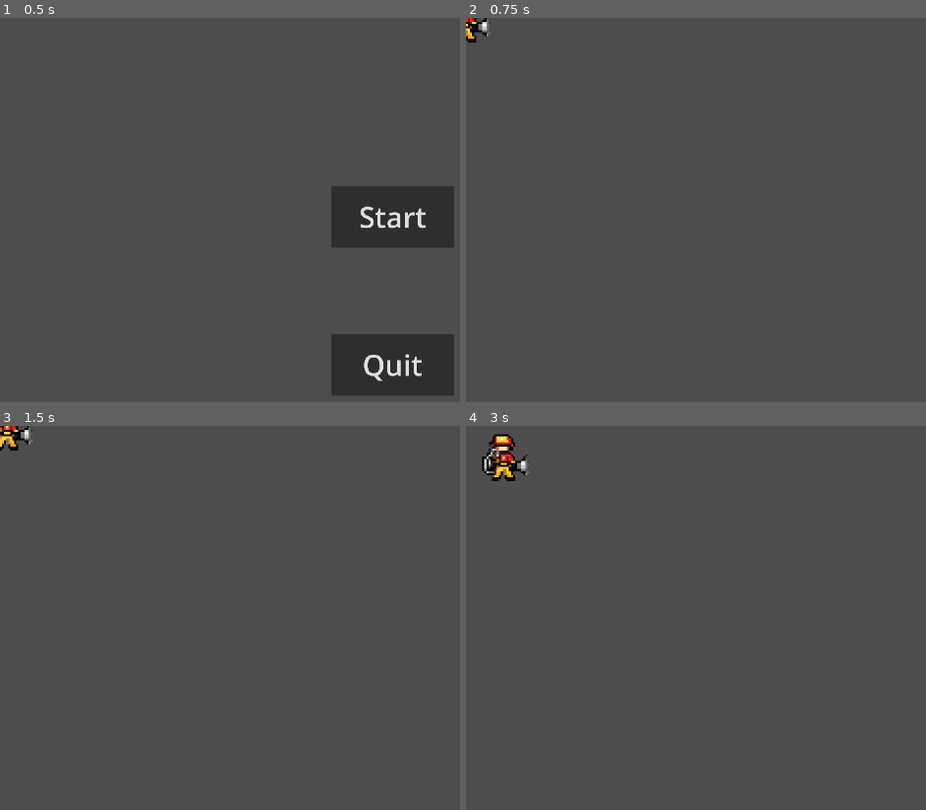
Above: before the commit, frames 1-4 (two rows, left to right).
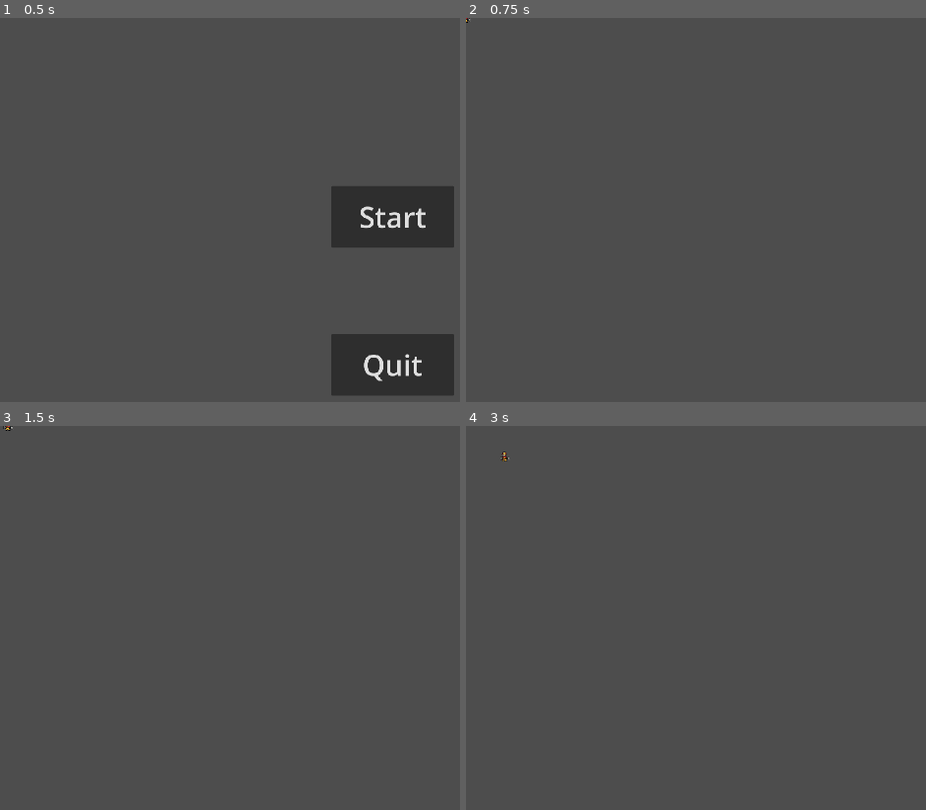
Above: after the commit, the same moments.

Repository: cxhuy/Firefighter_Prototype
Game: Godot game, scene res://Scenes/main.tscn
The game is run twice, just before and just after one commit, with the same random seed, the same clock (stepped at 60 frames per second) and the same inputs.
Inputs:
- Up to frame 1 (0.5 s): no input
- Up to frame 2 (0.75 s): click "Start" at 0.5 s
- Up to frame 3 (1.5 s): tap Enter at 1.25 s; hold Right (ui_right) from 1.28 s (still down)
- Up to frame 4 (3 s): release Right (ui_right) at 2.03 s; hold Down (ui_down) 2.03-2.78 s; hold Right (ui_right) from 2.78 s (still down)

Frame 1 is identical in both runs. In frame 2, 0.2% of the frame differs, in the area x 0-6%, y 0-7%; in frame 3, 0.3%; in frame 4, 0.8%, in the area x 3-14%, y 2-15%.

Commit message:
fix: change character node to scene

Diff:
--- /dev/null
+++ b/Scenes/character.tscn
@@ -0,0 +1,30 @@
+[gd_scene load_steps=5 format=3 uid="uid://bxxmbt1qxarmo"]
+
+[ext_resource type="Script" path="res://Scripts/character.gd" id="1_ffhdl"]
+[ext_resource type="Texture2D" uid="uid://cqb0776f0bnh1" path="res://Sprites/Character/Idle/idle_1.png" id="2_r3ryb"]
+
+[sub_resource type="SpriteFrames" id="SpriteFrames_apx7x"]
+animations = [{
+"frames": [{
+"duration": 1.0,
+"texture": ExtResource("2_r3ryb")
+}],
+"loop": true,
+"name": &"Idle",
+"speed": 5.0
+}]
+
+[sub_resource type="CapsuleShape2D" id="CapsuleShape2D_rwsvj"]
+radius = 6.0
+height = 20.0
+
+[node name="CharacterBody2D" type="CharacterBody2D"]
+script = ExtResource("1_ffhdl")
+
+[node name="AnimatedSprite2D" type="AnimatedSprite2D" parent="."]
+sprite_frames = SubResource("SpriteFrames_apx7x")
+animation = &"Idle"
+
+[node name="CollisionShape2D" type="CollisionShape2D" parent="."]
+position = Vector2(-1, 1)
+shape = SubResource("CapsuleShape2D_rwsvj")
--- a/Scenes/game.tscn
+++ b/Scenes/game.tscn
@@ -1,8 +1,7 @@
-[gd_scene load_steps=10 format=3 uid="uid://s4o2dk6ut583"]
+[gd_scene load_steps=7 format=3 uid="uid://s4o2dk6ut583"]
 
-[ext_resource type="Texture2D" uid="uid://cqb0776f0bnh1" path="res://Sprites/Character/Idle/idle_1.png" id="1_5uja6"]
-[ext_resource type="Script" path="res://Scripts/Character.gd" id="1_8xfxg"]
 [ext_resource type="Texture2D" uid="uid://bogtmgicwrjq8" path="res://Sprites/Background/Room_Builder_free_32x32.png" id="3_0bsnx"]
+[ext_resource type="PackedScene" uid="uid://bxxmbt1qxarmo" path="res://Scenes/character.tscn" id="3_bwh2j"]
 [ext_resource type="Texture2D" uid="uid://1x78stexmpjr" path="res://Sprites/Background/Interiors_free_32x32.png" id="4_g6a2c"]
 
 [sub_resource type="TileSetAtlasSource" id="TileSetAtlasSource_mf63m"]
@@ -1344,36 +1343,10 @@
 sources/0 = SubResource("TileSetAtlasSource_mf63m")
 sources/2 = SubResource("TileSetAtlasSource_rhsnx")
 
-[sub_resource type="SpriteFrames" id="SpriteFrames_ja0d8"]
-animations = [{
-"frames": [{
-"duration": 1.0,
-"texture": ExtResource("1_5uja6")
-}],
-"loop": true,
-"name": &"Idle",
-"speed": 5.0
-}]
-
-[sub_resource type="CapsuleShape2D" id="CapsuleShape2D_y4th5"]
-radius = 25.0
-height = 108.0
-
 [node name="Game" type="Node2D"]
 
 [node name="TileMap" type="TileMap" parent="."]
 tile_set = SubResource("TileSet_5pymt")
 format = 2
 
-[node name="Character" type="CharacterBody2D" parent="."]
-script = ExtResource("1_8xfxg")
-
-[node name="AnimatedSprite2D" type="AnimatedSprite2D" parent="Character"]
-scale = Vector2(5, 5)
-sprite_frames = SubResource("SpriteFrames_ja0d8")
-animation = &"Idle"
-autoplay = "Idle"
-
-[node name="CollisionShape2D" type="CollisionShape2D" parent="Character"]
-position = Vector2(-6, 3)
-shape = SubResource("CapsuleShape2D_y4th5")
+[node name="CharacterBody2D" parent="." instance=ExtResource("3_bwh2j")]
--- a/Scripts/Character.gd
+++ b/Scripts/Character.gd
@@ -1,5 +1,4 @@
 extends CharacterBody2D
-
 
 const speed = 100
 
